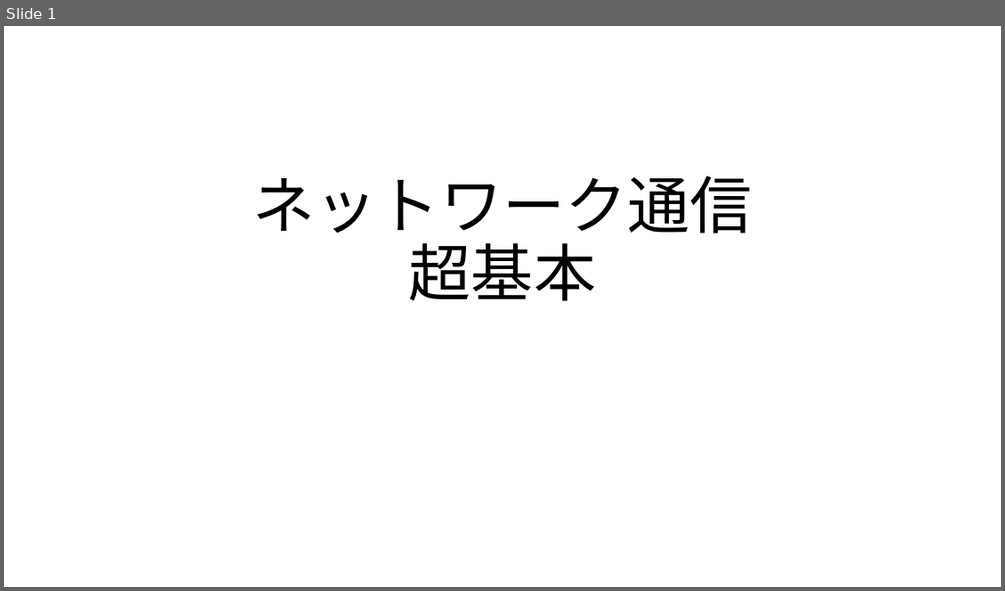
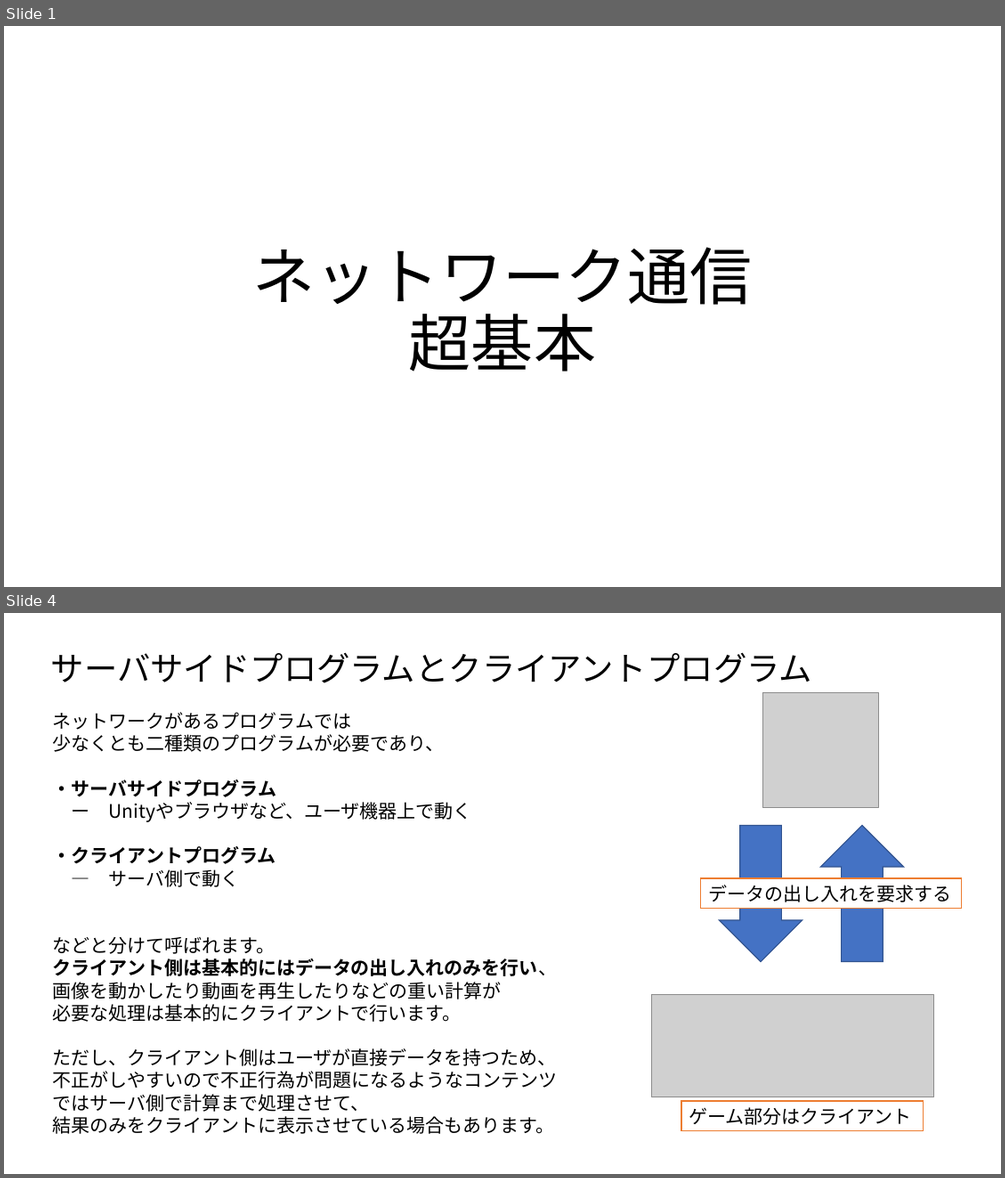
Before and after one commit to MahiroCreative/GameEngineFor2022, a slide deck: 2.SecondSemester/0.ネットワーク通信_超基本.pptx. Shown one above the other, each under a label of ours: slide 1 before the commit, slides 1 and 4 after it; the slides between them are not shown. The pictures are 1005x591 and 1005x1178 pixels, drawn with LibreOffice and Linux fonts; fonts in the diff are those of the drawing; grey boxes stand for pictures. Boxes give left, top, right and bottom in pixels: in the first picture for what was removed or moved away, otherwise in the second. Text is boxed around its words. In the diff, an @@ line names an element or a change of style, - is before the commit and + after.

```diff
--- a/2.SecondSemester/0.ネットワーク通信_超基本.pptx
+++ b/2.SecondSemester/0.ネットワーク通信_超基本.pptx
@@ slide 4 added at [4, 613, 1001, 1174], background #FFFFFF @@
@@ title added at [51, 652, 812, 683], 32 pt, text #000000 @@
+サーバサイドプログラムとクライアントプログラム
@@ picture added at [763, 692, 878, 807] @@
@@ text added at [53, 712, 558, 1134], 18 pt, text #000000 @@
+ネットワークがあるプログラムでは
+少なくとも二種類のプログラムが必要であり、
+・サーバサイドプログラム
+ー Unityやブラウザなど、ユーザ機器上で動く
+・クライアントプログラム
+― サーバ側で動く
+などと分けて呼ばれます。
+クライアント側は基本的にはデータの出し入れのみを行い、
+画像を動かしたり動画を再生したりなどの重い計算が
+必要な処理は基本的にクライアントで行います。
+ただし、クライアント側はユーザが直接データを持つため、
+不正がしやすいので不正行為が問題になるようなコンテンツ
+ではサーバ側で計算まで処理させて、
+結果のみをクライアントに表示させている場合もあります。
@@ down arrow added at [720, 826, 802, 962], fill #4472C4, outline #325491 1 pt @@
@@ down arrow added at [821, 826, 904, 962], fill #4472C4, outline #325491 1 pt @@
@@ rectangle added at [701, 878, 961, 908], fill #FFFFFF, outline #ED7D31 1 pt, 18 pt, text #000000 @@
+データの出し入れを要求する
@@ picture added at [652, 995, 933, 1097] @@
@@ rectangle added at [681, 1101, 923, 1130], fill #FFFFFF, outline #ED7D31 1 pt, 18 pt, text #000000 @@
+ゲーム部分はクライアント
@@ slide 1 changed as well @@
@@ title "ネットワーク通信 超基本": place and size @@
-title "ネットワーク通信 超基本" at [253, 176, 752, 301]
+title "ネットワーク通信 超基本" at [253, 247, 752, 371]
```
Also in this commit, not shown: 8 other slides added.
